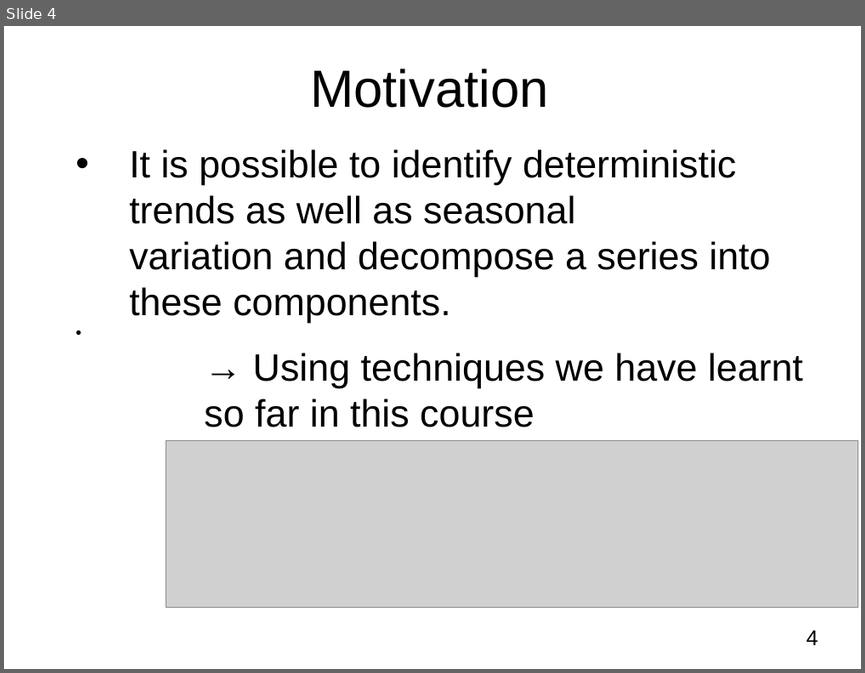
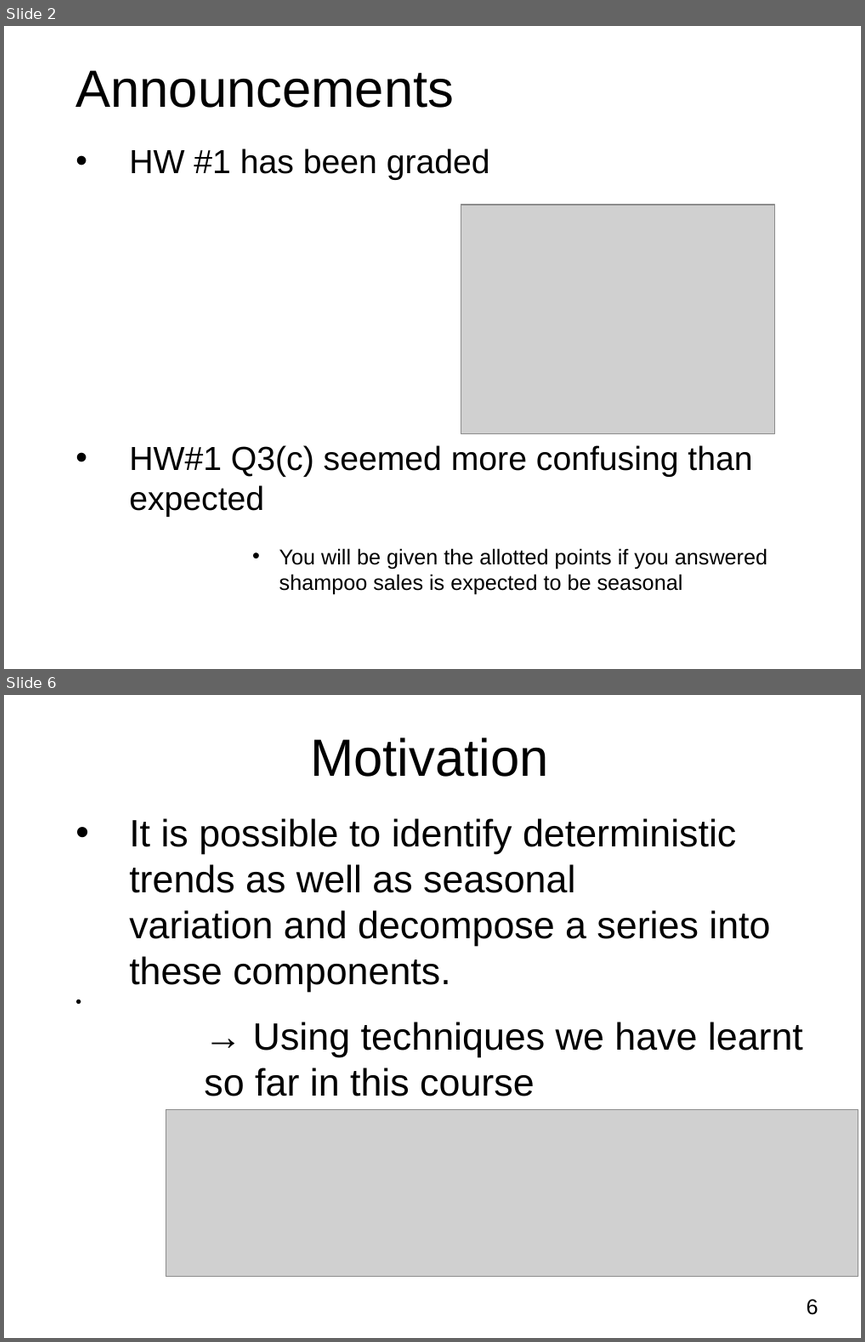
Before and after one commit to kefuzhu/University-of-Rochester, a slide deck: DSC475/Lecture-Slides/Chapter5_ARMA_Part1.pptx. Shown one above the other, each under a label of ours: slide 4 before the commit, slides 2 and 6 after it; the slides between them are not shown. The pictures are 865x673 and 865x1342 pixels, drawn with LibreOffice and Linux fonts; fonts in the diff are those of the drawing; grey boxes stand for pictures; background and template pictures are left out. Boxes give left, top, right and bottom in pixels: in the first picture for what was removed or moved away, otherwise in the second. Text is boxed around its words. In the diff, an @@ line names an element or a change of style, - is before the commit and + after.

```diff
--- a/DSC475/Lecture-Slides/Chapter5_ARMA_Part1.pptx
+++ b/DSC475/Lecture-Slides/Chapter5_ARMA_Part1.pptx
@@ slide 2 added at (4,26,861,669), background #FFFFFF @@
@@ title added at (75,70,454,108), 44 pt, text #000000 @@
+Announcements
@@ text added at (129,148,767,595), 18 pt, text #000000 @@
+• HW #1 has been graded
+• HW#1 Q3(c) seemed more confusing than expected
+• You will be given the allotted points if you answered shampoo sales is expected to be seasonal
@@ picture added at (460,204,774,434) @@
@@ what was slide 4 is now slide 6 @@
@@ page number at (806,1299,818,1315): text changed @@
-4
+6
```
Also in this commit, not shown: 12 slides changed, 14 other slides added, 1 slide removed, 1 other file.
